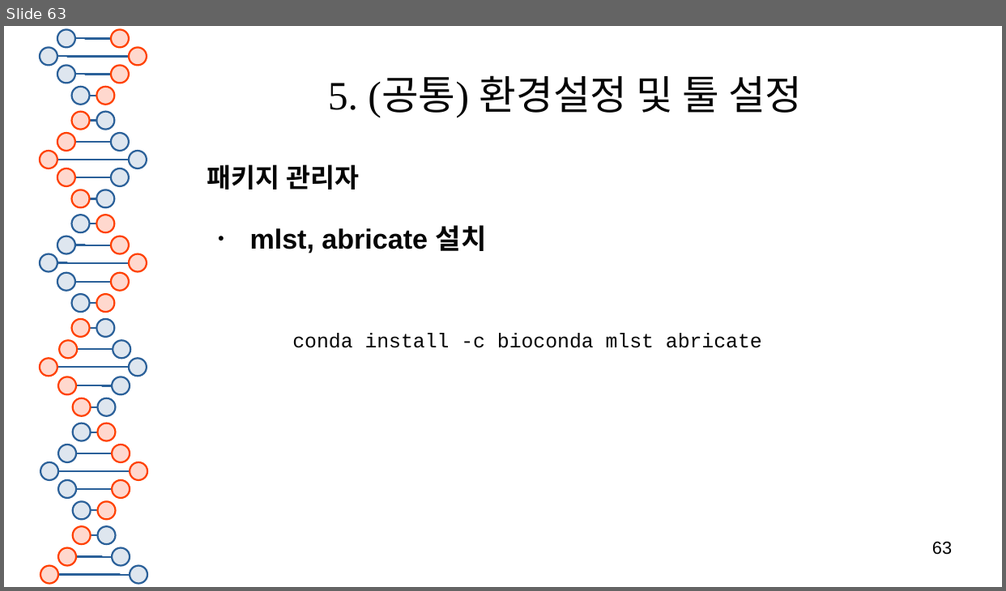
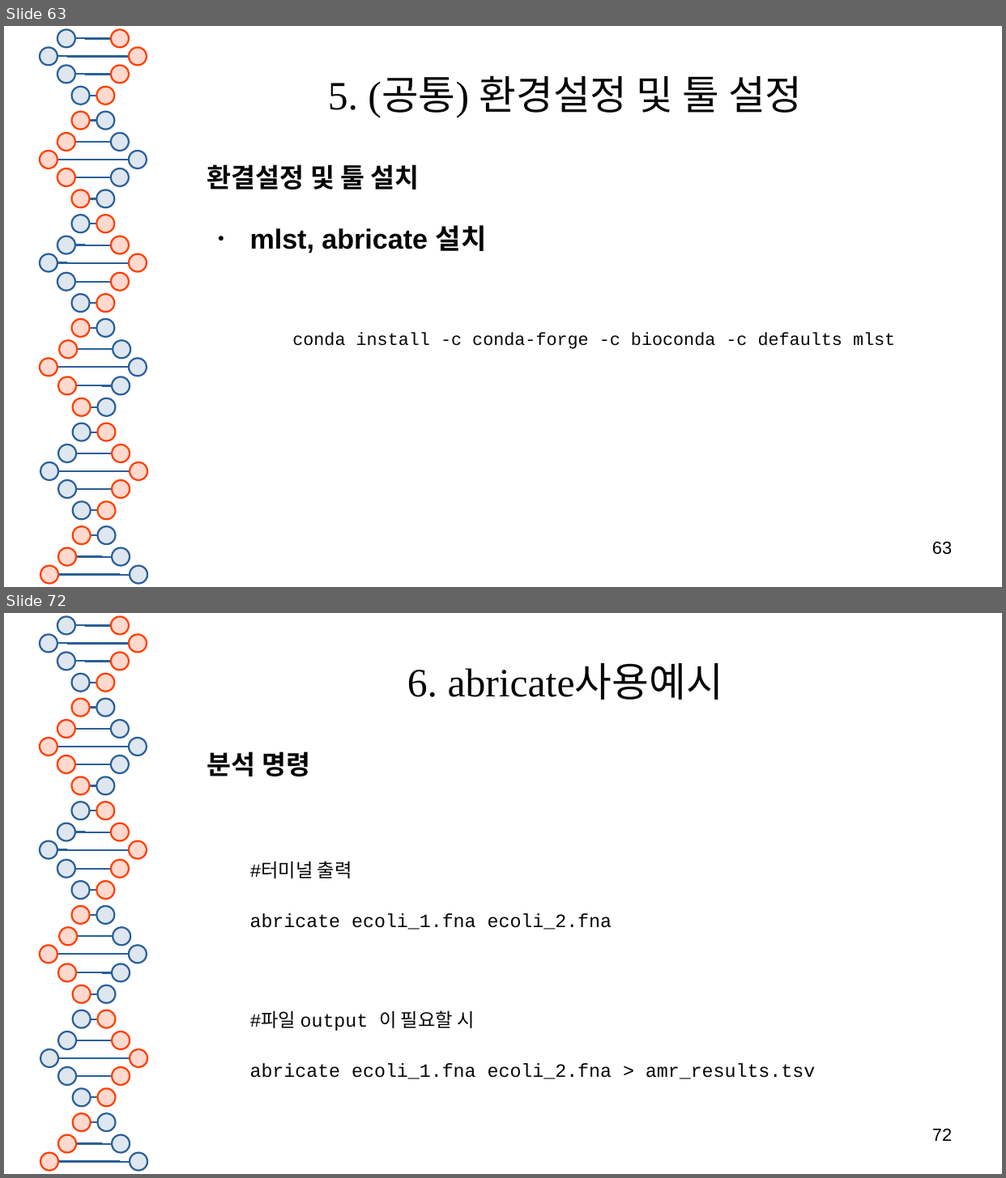
Before and after one commit to SHINKHO/bioinformatics_phase, a slide deck: docs/bioinformatics툴_분석.odp. Shown one above the other, each under a label of ours: slide 63 before the commit, slides 63 and 72 after it; the slides between them are not shown. The pictures are 1006x591 and 1006x1178 pixels, drawn with LibreOffice and Linux fonts; fonts in the diff are those of the drawing. Boxes give left, top, right and bottom in pixels: in the first picture for what was removed or moved away, otherwise in the second. Text is boxed around its words. In the diff, an @@ line names an element or a change of style, - is before the commit and + after.

```diff
--- a/docs/bioinformatics툴_분석.odp
+++ b/docs/bioinformatics툴_분석.odp
@@ slide 72 added at (x1=4, y1=613, x2=1002, y2=1174), background #FFFFFF; not listed: 81 template elements that a slide beside it also shows @@
@@ title added at (x1=407, y1=665, x2=723, y2=700), 32 pt, text #050505 @@
+6. abricate사용예시
@@ text added at (x1=207, y1=752, x2=815, y2=1080), 15 pt, text #050505 @@
+분석 명령
+  #터미널 출력
+  abricate ecoli_1.fna ecoli_2.fna
+  #파일 output 이 필요할 시
+  abricate ecoli_1.fna ecoli_2.fna > amr_results.tsv
@@ page number added at (x1=932, y1=1129, x2=952, y2=1141), 14 pt, text #000000 @@
+72
@@ slide 63 changed as well @@
@@ text at (x1=207, y1=165, x2=420, y2=190): text changed @@
-패키지 관리자
+환결설정 및 툴 설치
@@ text at (x1=292, y1=332, x2=895, y2=349): text changed; size 16 to 14 pt @@
-    conda install -c bioconda mlst abricate
+    conda install -c conda-forge -c bioconda -c defaults mlst
```
Also in this commit, not shown: 3 other slides changed, 10 other slides added, 4 other files.
